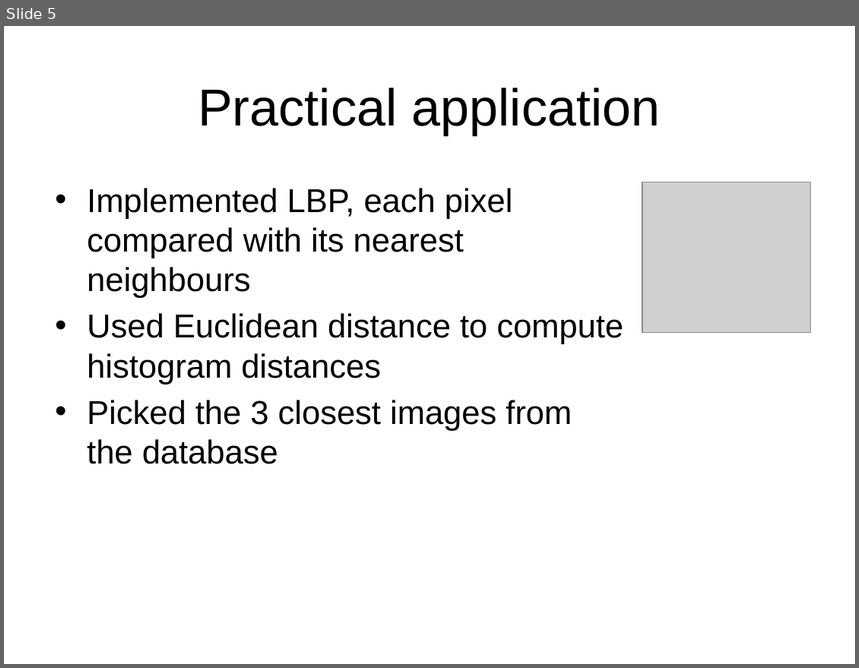
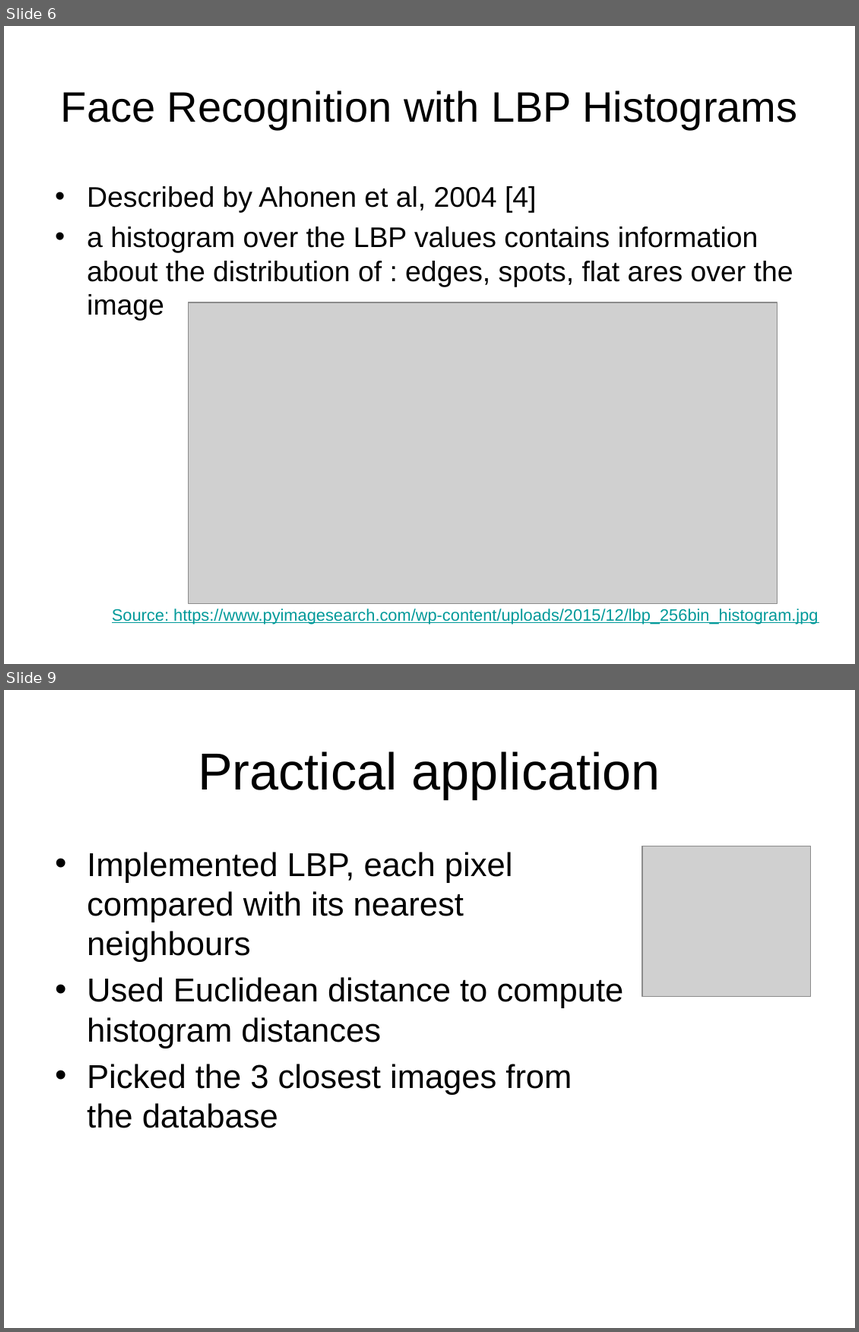
Before and after one commit to StefanSebastian/ImageProcessing, a slide deck: LBPFaceRecognition/Presentation.pptx. Shown one above the other, each under a label of ours: slide 5 before the commit, slides 6 and 9 after it; the slides between them are not shown. The pictures are 859x668 and 859x1332 pixels, drawn with LibreOffice and Linux fonts; fonts in the diff are those of the drawing; grey boxes stand for pictures; background and template pictures are left out. Boxes give left, top, right and bottom in pixels: in the first picture for what was removed or moved away, otherwise in the second. Text is boxed around its words. In the diff, an @@ line names an element or a change of style, - is before the commit and + after.

```diff
--- a/LBPFaceRecognition/Presentation.pptx
+++ b/LBPFaceRecognition/Presentation.pptx
@@ slide 6 added at box(4, 26, 855, 664), background picture (left out) @@
@@ title added at box(61, 91, 797, 129), 36 pt, text #000000 @@
+Face Recognition with LBP Histograms
@@ text added at box(87, 186, 794, 321), 24 pt, text #000000 @@
+• Described by Ahonen et al, 2004 [4]
+• a histogram over the LBP values contains information about the distribution of : edges, spots, flat ares over the image
@@ picture added at box(189, 303, 778, 604) @@
@@ text added at box(112, 609, 818, 624), 14 pt, text #009999, underline @@
+Source: https://www.pyimagesearch.com/wp-content/uploads/2015/12/lbp_256bin_histogram.jpg
@@ what was slide 5 is now slide 9 @@
```
Also in this commit, not shown: 1 slide changed, 4 other slides added, 8 other files.
